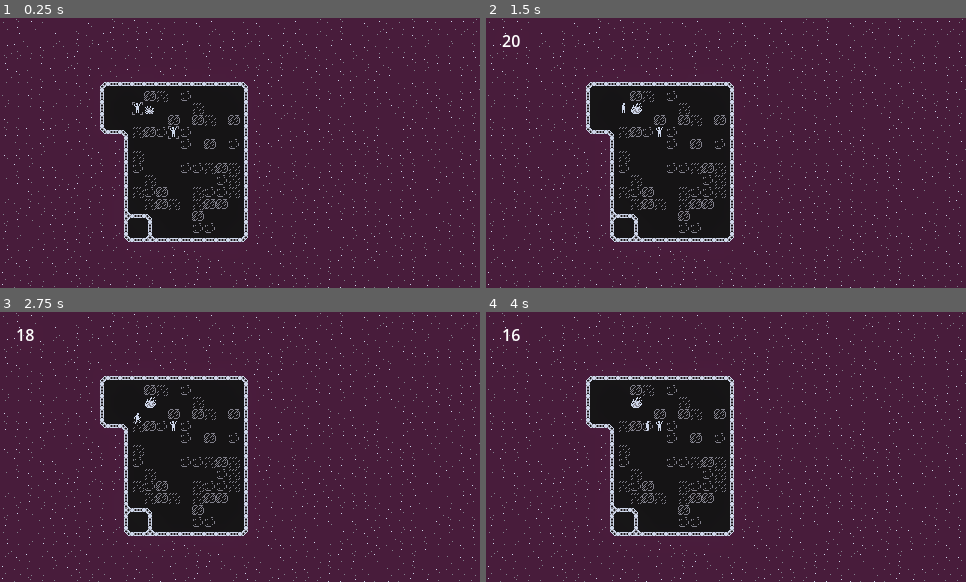
Above: before the commit, frames 1-4 (two rows, left to right).
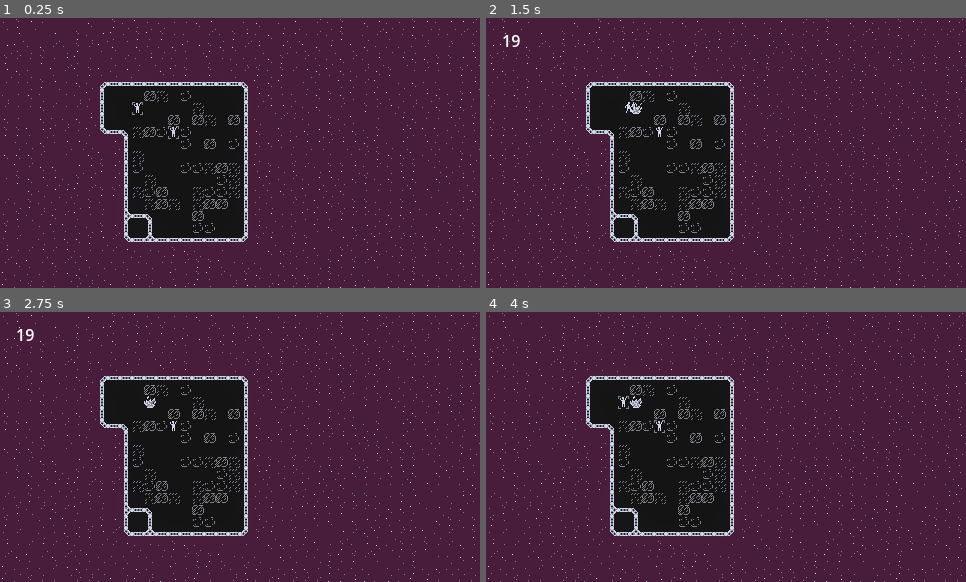
Above: after the commit, the same moments.

Repository: pherbers/KairosStationReEvac
Game: Godot game, scene res://main_scene.tscn
The game is run twice, just before and just after one commit, with the same random seed, the same clock (stepped at 60 frames per second) and the same inputs.
Inputs (mouse positions are in pixels of both pictures, inside the frame that each line leads up to):
- Up to frame 1 (0.25 s): no input
- Up to frame 2 (1.5 s): click (625, 109) at 0.52 s; tap Enter at 1.25 s; hold Right (East) from 1.28 s (still down); tap E (Interact) at 1.35 s
- Up to frame 3 (2.75 s): release Right (East) at 2.03 s; hold Down (South) from 2.03 s (still down); tap E (Interact) at 2.1 s
- Up to frame 4 (4 s): release Down (South) at 2.78 s; hold Right (East) 2.78-3.53 s; tap E (Interact) at 2.85, 3.6 s; hold Up (North) from 3.53 s (still down)

The runs differ from the first frame. In frame 1, less than 0.1% of the frame differs, in the area x 30-33%, y 32-36%; in frame 2, 0.2%; in frame 3, 0.1%; in frame 4, 0.2%, in the area x 3-38%, y 6-45%.

Commit message:
Added fire entity

Diff:
--- a/main_scene.tscn
+++ b/main_scene.tscn
@@ -52,6 +52,10 @@
 [node name="Fire" parent="GridWorld" unique_id=2110378399 instance=ExtResource("5_hq1ik")]
 position = Vector2(149, 93)
 
+[node name="Fire2" parent="GridWorld" unique_id=661439381 instance=ExtResource("5_hq1ik")]
+position = Vector2(198, 116)
+spawn_tick = 5
+
 [node name="Camera2D" type="Camera2D" parent="." unique_id=1773385585]
 position = Vector2(240, 135)
 
--- a/nodes/fire.tscn
+++ b/nodes/fire.tscn
@@ -5,9 +5,12 @@
 
 [node name="Fire" type="Node2D" unique_id=2110378399]
 script = ExtResource("1_asmdj")
+blocking = false
 metadata/_custom_type_script = "uid://dl0txcjuewfuo"
 
 [node name="Sprite" type="AnimatedSprite2D" parent="." unique_id=1838960073]
 sprite_frames = ExtResource("2_bfal7")
-animation = &"explosion"
-autoplay = "explosion"
+animation = &"fire_loop"
+autoplay = "fire_loop"
+
+[connection signal="animation_finished" from="Sprite" to="Sprite" method="play" flags=6 binds= ["fire_loop"]]
--- a/scripts/crewmate.gd
+++ b/scripts/crewmate.gd
@@ -13,6 +13,7 @@
     game = $/root/MainScene/GameState
     game.on_play_state_changed.connect(playStateChanged)
     playStateChanged(game.play_state)
+    on_move_finished.connect(move_finished)
 
 func playStateChanged(playState):
     if playState == GameState.PlayState.PLAY:
@@ -23,16 +24,20 @@
         else:
             anim_idle_name = "standing_panic"
             anim_walk_name = "running_panic"
+        _sprite.flip_h = false
     elif playState == GameState.PlayState.SELECT:
         $SelectButton.show()
         is_in_control = false
         anim_idle_name = "standing_panic"
         anim_walk_name = "running_panic"
+        _sprite.flip_h = false
     elif playState == GameState.PlayState.REPLAY:
         $SelectButton.hide()
         is_in_control = false
         anim_idle_name = "standing_calm"
         anim_walk_name = "running_calm"
+        _sprite.flip_h = false
+    _sprite.play(anim_idle_name)
 
 func select_crewmate():
     if game.play_state == GameState.PlayState.SELECT:
@@ -40,8 +45,22 @@
         game.selected_crewmate = self
         game.play_state = GameState.PlayState.PLAY
 
+func move_finished(_tile):
+    # check for fire
+    for e in world.get_entities_at_tile(current_tile_pos):
+        if e is GridFire:
+            if e.spawned:
+                call_deferred("death")
+
 func _process(delta: float) -> void:
     super._process(delta)
 
 func reset_crewmate():
     current_tile_pos = _initial_position
+
+func death():
+    anim_idle_name = "death"
+    _sprite.play("death")
+    if is_in_control:
+        is_in_control = false
+        game.play_state = GameState.PlayState.EXPLODE
--- a/scripts/game_state.gd
+++ b/scripts/game_state.gd
@@ -2,7 +2,7 @@
 class_name GameState
 
 enum PlayState {
-    SELECT, PLAY, REPLAY
+    SELECT, PLAY, REPLAY, EXPLODE
 }
 
 enum {
@@ -91,9 +91,15 @@
         countdown = countdown_max
         for c in crewmates:
             c.reset_crewmate()
+    if new_state == PlayState.EXPLODE:
+        explode()
 
     on_play_state_changed.emit(new_state)
     print("New Play State: " + str(play_state))
 
 func reset_play_state():
     play_state = PlayState.SELECT
+
+func explode():
+    await get_tree().create_timer(2.).timeout
+    play_state = PlayState.SELECT
--- a/scripts/grid_fire.gd
+++ b/scripts/grid_fire.gd
@@ -1,3 +1,23 @@
 extends GridEntity
+class_name GridFire
 
-@export var spawn_time = 0
+@export var spawn_tick = 0
+
+var spawned = false
+
+@onready var _sprite = $Sprite
+
+@onready var game_state: GameState = $/root/MainScene/GameState
+
+func _spawn() -> void:
+    _sprite.pause()
+    _sprite.visible = false
+
+    game_state.on_countdown_changed.connect(countdown_change)
+
+
+func countdown_change(ticks_left):
+    if not spawned and game_state.countdown_max - ticks_left >= spawn_tick:
+        spawned = true
+        _sprite.visible = true
+        _sprite.play("explosion")
--- a/scripts/gridworld/grid_character.gd
+++ b/scripts/gridworld/grid_character.gd
@@ -10,7 +10,12 @@
 @export var anim_idle_name: String = "idle"
 @export var anim_walk_name: String = "walk"
 
+@export var hflip_walk_anim = true
+
 @onready var _sprite = $Sprite as AnimatedSprite2D
+
+signal on_move_start(from_tile: Vector2i)
+signal on_move_finished(to_tile: Vector2i)
 
 enum State {
     IDLE, MOVING
@@ -33,8 +38,10 @@
             move_d = Vector2i.DOWN
         Direction.WEST:
             move_d = Vector2i.LEFT
+            _sprite.flip_h = true
         Direction.EAST:
             move_d = Vector2i.RIGHT
+            _sprite.flip_h = false
         _:
             move_d = Vector2i.ZERO
 
@@ -56,7 +63,7 @@
     # set collision lock on target tile
     if blocking:
         world._add_collision(target_tile_pos)
-
+    on_move_start.emit(previous_tile_pos)
     return true
 
 
@@ -75,12 +82,14 @@
         return
     if look_delta.x < look_delta.y and look_delta.x < -look_delta.y:
         facing = Direction.EAST
+        _sprite.flip_h = false
     elif look_delta.x < look_delta.y and look_delta.x > -look_delta.y:
         facing = Direction.NORTH
     elif look_delta.x > look_delta.y and look_delta.x < -look_delta.y:
         facing = Direction.SOUTH
     elif look_delta.x > look_delta.y and look_delta.x > -look_delta.y:
         facing = Direction.WEST
+        _sprite.flip_h = true
 
 func get_look_at_tile() -> Vector2i:
     var d
@@ -114,6 +123,7 @@
             world._remove_collision(target_tile_pos)  # release lock on target tile
             state = State.IDLE
             current_tile_pos = target_tile_pos
+            on_move_finished.emit(current_tile_pos)
     else:
         state = State.IDLE
         position = world.tile_map_ground.map_to_local(current_tile_pos)
--- a/scripts/gridworld/grid_entity.gd
+++ b/scripts/gridworld/grid_entity.gd
@@ -12,10 +12,11 @@
 
 @export var blocking = true:
     set(value):
-        if blocking == true and value == false:
-            world._remove_collision(current_tile_pos)
-        if blocking == false and value == true:
-            world._add_collision(current_tile_pos)
+        if world:
+            if blocking == true and value == false:
+                world._remove_collision(current_tile_pos)
+            if blocking == false and value == true:
+                world._add_collision(current_tile_pos)
         blocking = value
 
 signal on_tile_changed(entity: GridEntity, old_pos: Vector2i, new_pos: Vector2i)
@@ -26,6 +27,13 @@
 
     current_tile_pos = world.tile_map_ground.local_to_map(position)
     world.register_entity(self)
+    _spawn()
 
 func _process(_delta: float) -> void:
+    fix_to_grid()
+
+func fix_to_grid():
     position = world.tile_map_ground.map_to_local(current_tile_pos)
+
+func _spawn():
+    pass
--- a/scripts/gridworld/grid_world.gd
+++ b/scripts/gridworld/grid_world.gd
@@ -82,3 +82,7 @@
 
 func check_collision(tile: Vector2i) -> bool:
     return grid_occupancy.decode_u8(tile.y * width + tile.x) > 0
+
+func get_entities_at_tile(tile: Vector2i) -> Array[GridEntity]:
+    # could be improved
+    return entities.values().filter(func(e): return e.current_tile_pos == tile)
